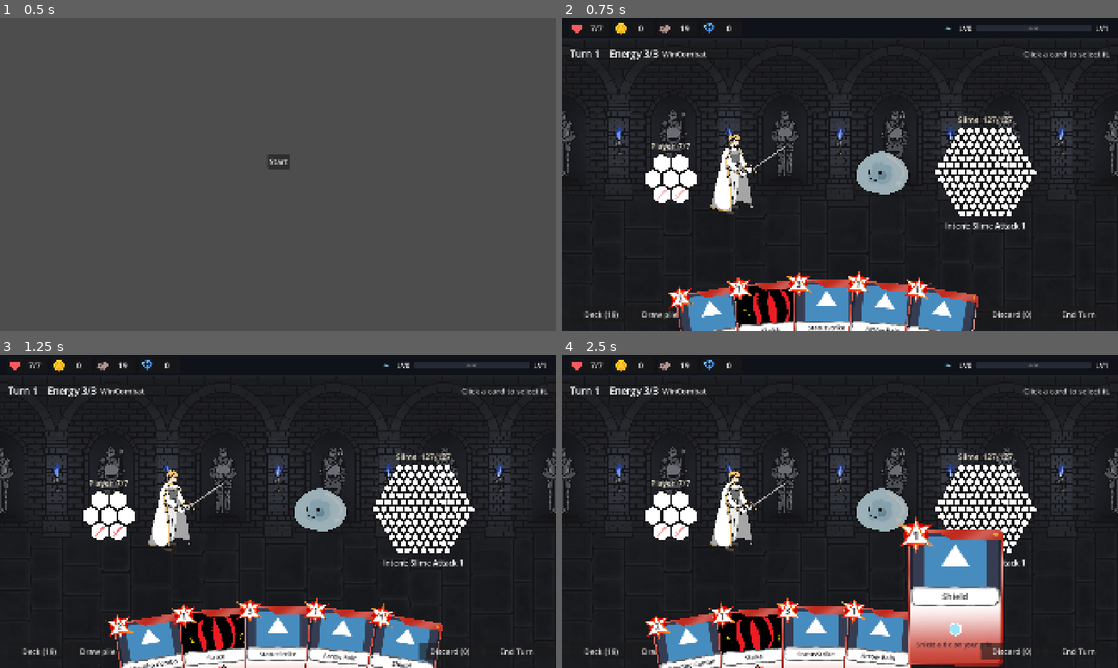
Above: before the commit, frames 1-4 (two rows, left to right).
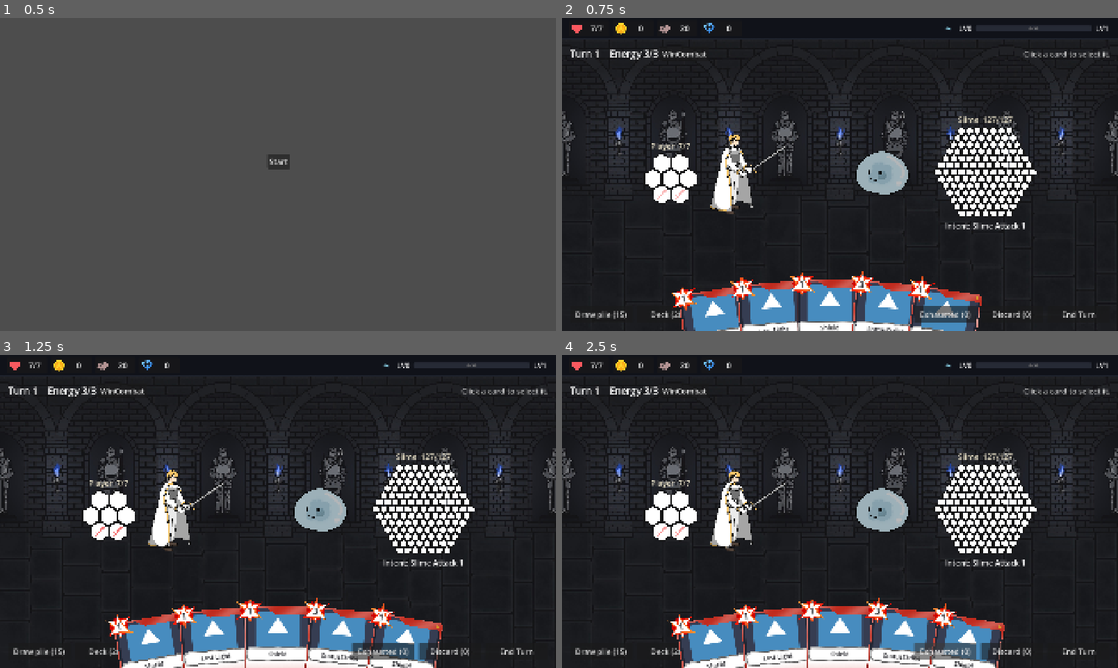
Above: after the commit, the same moments.

Repository: himaiayas/hex-sts
Game: Godot game, scene res://scenes/mainmenu.tscn
Two runs of this game, one before a commit and one after it. Both use one fixed random seed, a clock stepped at 60 frames per second and the inputs below. The engine's default icon, where the game draws it, is replaced by a stand-in: a white triangle on a blue panel in a dark square.
Inputs (mouse positions are in pixels of both pictures, inside the frame that each line leads up to):
- Up to frame 1 (0.5 s): no input
- Up to frame 2 (0.75 s): click "Start" at 0.5 s
- Up to frame 3 (1.25 s): no input
- Up to frame 4 (2.5 s): click "Draw pile (14)" (after the commit: "Draw pile (15)") at 1.25 s; click (945, 652) at 2 s, where only the run after the commit has a clickable "Exhausted (0)"

Frame 1 is identical in both runs. In frame 2, 4.3% of the frame differs, in the area x 2-76%, y 2-100%; in frame 3, 2.3%; in frame 4, 14%, in the area x 2-80%, y 2-100%.

Commit message:
feat: add Exhaust and an Exhausted pile button

Diff:
--- a/scenes/combat.tscn
+++ b/scenes/combat.tscn
@@ -128,6 +128,13 @@
 layout_mode = 2
 theme_override_constants/separation = 13
 
+[node name="DrawPileButton" type="Button" parent="Margin/Layout/BottomBar" unique_id=1059927777]
+unique_name_in_owner = true
+custom_minimum_size = Vector2(217, 60)
+layout_mode = 2
+size_flags_vertical = 8
+text = "Draw pile (0)"
+
 [node name="DeckButton" type="Button" parent="Margin/Layout/BottomBar" unique_id=68551890]
 unique_name_in_owner = true
 custom_minimum_size = Vector2(217, 60)
@@ -135,13 +142,6 @@
 size_flags_vertical = 8
 text = "Deck (0)"
 
-[node name="DrawPileButton" type="Button" parent="Margin/Layout/BottomBar" unique_id=1059927777]
-unique_name_in_owner = true
-custom_minimum_size = Vector2(217, 60)
-layout_mode = 2
-size_flags_vertical = 8
-text = "Draw pile (0)"
-
 [node name="HandArea" type="Control" parent="Margin/Layout/BottomBar" unique_id=1145192042]
 custom_minimum_size = Vector2(0, 133)
 layout_mode = 2
@@ -155,13 +155,22 @@
 anchor_top = 1.0
 anchor_right = 1.0
 anchor_bottom = 1.0
+offset_left = 115.0
 offset_top = -132.0
+offset_right = 115.0
 offset_bottom = 184.0
 grow_horizontal = 2
 grow_vertical = 0
 mouse_filter = 1
 script = ExtResource("3_hand")
 
+[node name="ExhaustButton" type="Button" parent="Margin/Layout/BottomBar" unique_id=1874203519]
+unique_name_in_owner = true
+custom_minimum_size = Vector2(217, 60)
+layout_mode = 2
+size_flags_vertical = 8
+text = "Exhausted (0)"
+
 [node name="DiscardButton" type="Button" parent="Margin/Layout/BottomBar" unique_id=1811883424]
 unique_name_in_owner = true
 custom_minimum_size = Vector2(217, 60)
@@ -393,6 +402,7 @@
 [connection signal="pressed" from="Margin/Layout/StatusBar/WinCombatButton" to="." method="_on_win_combat_pressed"]
 [connection signal="pressed" from="Margin/Layout/BottomBar/DeckButton" to="." method="_on_deck_pressed"]
 [connection signal="pressed" from="Margin/Layout/BottomBar/DrawPileButton" to="." method="_on_draw_pile_pressed"]
+[connection signal="pressed" from="Margin/Layout/BottomBar/ExhaustButton" to="." method="_on_exhaust_pressed"]
 [connection signal="pressed" from="Margin/Layout/BottomBar/DiscardButton" to="." method="_on_discard_pressed"]
 [connection signal="pressed" from="Margin/Layout/BottomBar/EndTurnButton" to="." method="_on_end_turn_pressed"]
 [connection signal="gui_input" from="PileViewer" to="." method="_on_pile_viewer_input"]
--- a/scripts/cards/card_data/base_card.gd
+++ b/scripts/cards/card_data/base_card.gd
@@ -9,6 +9,7 @@
 var image: Texture2D
 var description: String
 var rarity: Enum.CardRarity = Enum.CardRarity.COMMON
+var exhaust := false  # goes to the exhaust pile after it's played, gone until the next fight
 var grid_actions: Array[GridAction] = []  # each is its own pattern, drawn with {render:N}
 var augments: Array[BaseAugment] = []  # applied upgrades, shown as icons above the card
 var max_augments := 1  # raise for cards that say they hold more
--- /dev/null
+++ b/scripts/cards/card_data/last_light.gd
@@ -0,0 +1,18 @@
+class_name LastLight
+extends BaseCard
+
+
+func _init() -> void:
+	card_name = "Last Light"
+	cost = 1
+	type = Enum.CardType.ATTACK
+	exhaust = true
+	description = "{render:0}\n{keyword:Exhaust}."
+	grid_actions = [
+		GridAction.new(Enum.TargetType.ENEMY, [
+			DamageTile.new(Vector2i(0,0)),
+			DamageTile.new(Vector2i(1,0)),
+			DamageTile.new(Vector2i(0,1)),
+			DamageTile.new(Vector2i(1,-1)),
+		]),
+	]
--- a/scripts/cards/card_pool.gd
+++ b/scripts/cards/card_pool.gd
@@ -10,6 +10,7 @@
 	RapidFire,
 	ArrowRain,
 	Enhance,
+	LastLight,
 ]
 
 static func random_cards(count: int) -> Array[BaseCard]:
--- a/scripts/combat/combat_scene.gd
+++ b/scripts/combat/combat_scene.gd
@@ -35,6 +35,7 @@
 @onready var _hand: HandView = %Hand
 @onready var _deck_button: Button = %DeckButton
 @onready var _draw_button: Button = %DrawPileButton
+@onready var _exhaust_button: Button = %ExhaustButton
 @onready var _discard_button: Button = %DiscardButton
 
 @onready var _pile_viewer: ColorRect = %PileViewer
@@ -206,6 +207,10 @@
 	_show_pile("Discard pile", combat.discard_pile)
 
 
+func _on_exhaust_pressed() -> void:
+	_show_pile("Exhausted", combat.exhaust_pile)
+
+
 func _on_close_pile_pressed() -> void:
 	_pile_viewer.hide()
 
@@ -317,6 +322,7 @@
 	_status_label.text = "Turn %d    Energy %d/%d" % [combat.turn, combat.energy, combat.max_energy]
 	_deck_button.text = "Deck (%d)" % RunState.deck.size()
 	_draw_button.text = "Draw pile (%d)" % combat.draw_pile.size()
+	_exhaust_button.text = "Exhausted (%d)" % combat.exhaust_pile.size()
 	_discard_button.text = "Discard (%d)" % combat.discard_pile.size()
 	if selected:
 		var step := ""
--- a/scripts/combat/combat_state.gd
+++ b/scripts/combat/combat_state.gd
@@ -99,14 +99,16 @@
 
 
 ## Pays the cost, runs each grid action on units[i] at cells[i], then discards the card.
-## Power cards go to no pile: they stay in play for the rest of the fight.
+## Exhaust cards go to the exhaust pile instead. Power cards go to no pile: they stay in play for the rest of the fight.
 func play_card(card: BaseCard, units: Array[CombatUnit], cells: Array[Vector2i], rotations: Array[int]) -> bool:
 	if not can_play(card):
 		return false
 	energy -= card.cost
 	hand.erase(card)
 	await card.execute(self, units, cells, rotations)
-	if card.type != Enum.CardType.POWER:
+	if card.exhaust:
+		exhaust_pile.append(card)
+	elif card.type != Enum.CardType.POWER:
 		discard_pile.append(card)
 	return true
 
--- a/scripts/game/run_state.gd
+++ b/scripts/game/run_state.gd
@@ -66,12 +66,13 @@
 		deck.append(ShieldPlayer.new())
 	for i in 2:
 		deck.append(WomboCombo.new())
-	# One of each #9 and #7 example card, for testing.
+	# One of each #9, #7 and #19 example card, for testing.
 	deck.append(Thrust.new())
 	deck.append(DivineMercy.new())
 	deck.append(RapidFire.new())
 	deck.append(ArrowRain.new())
 	deck.append(Enhance.new())
+	deck.append(LastLight.new())
 	map = MapState.new()
 	map.start()
 	current_room = null
Not shown, added: scripts/cards/card_data/last_light.gd.uid
